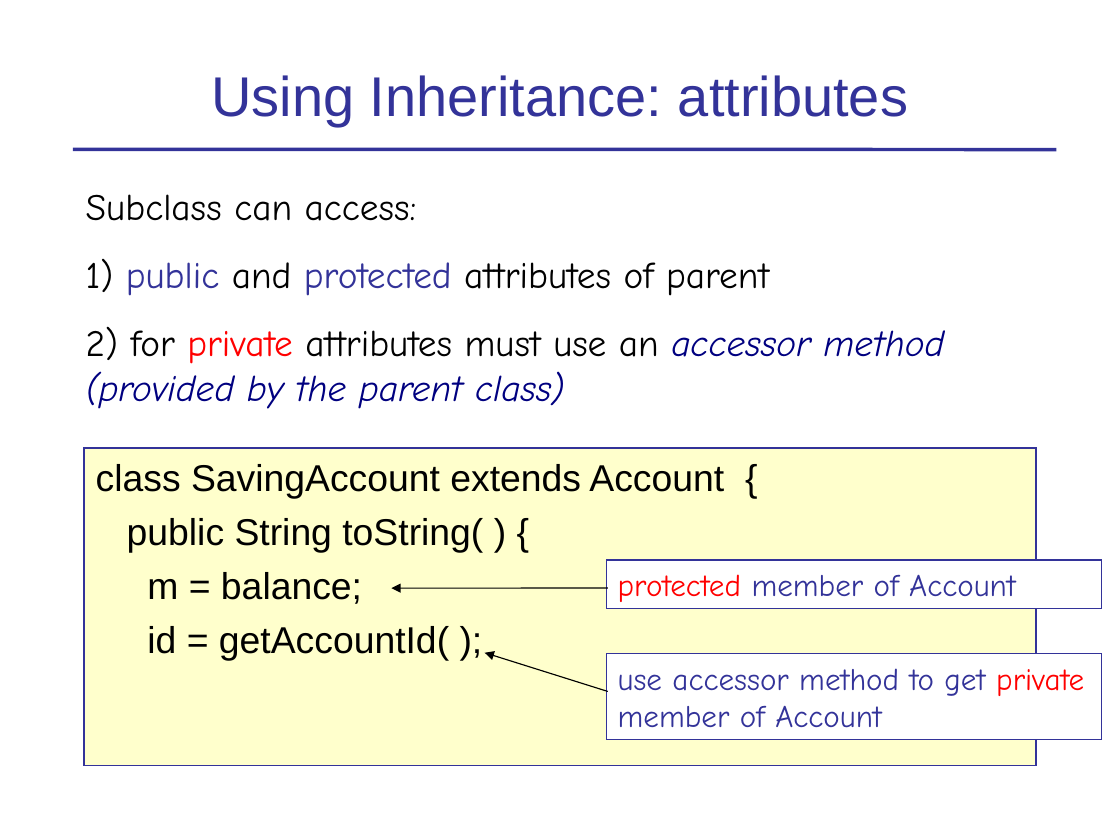
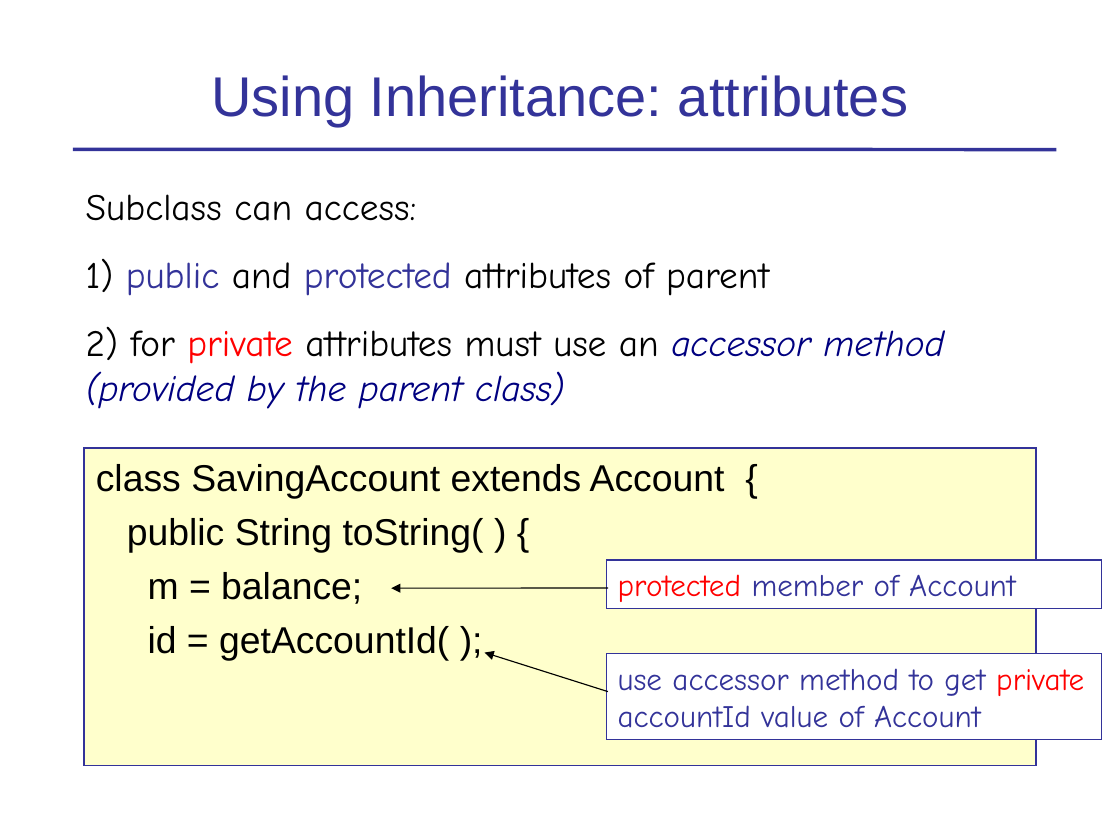
Before and after one commit to skeoop/skeoop.github.io, a slide deck: slide 11 of week4/Inheritance-1-Basics.ppt (slide 12 before the commit). Drawn at 1120x840 pixels with LibreOffice and Linux fonts; fonts in the diff are those of the drawing. Boxes give left, top, right and bottom in pixels: in the first picture for what was removed or moved away, otherwise in the second. Text is boxed around its words. In the diff, an @@ line names an element or a change of style, - is before the commit and + after.

Commit message:
Clarify inheritance basics slides

```diff
--- a/week4/Inheritance-1-Basics.ppt
+++ b/week4/Inheritance-1-Basics.ppt
@@ text in rectangle at box(618, 668, 1084, 728): text changed @@
-use accessor method to get private member of Account
+use accessor method to get private accountId value of Account
```
Also in this commit, not shown: 19 other slides changed, 2 slides removed, 1 other file.
